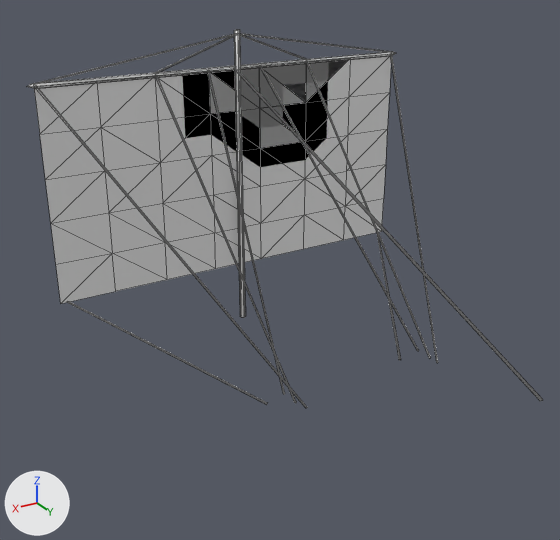
Renders of the COLLADA model binaries/data/mods/public/art/meshes/props/athen_trireme_main_sail.dae from each side of a commit.
Both versions are drawn from a camera (50 mm lens) standing at (17.2, 32.9, 5.7) and looking at (1.0, 5.9, -7.8). Every picture has the same lights, and +X, +Y and +Z are marked at lower left. Mesh edges are drawn as thin lines. Vertices at the same position are counted once.

Script lines for the objects in view, before the commit:
```python
me_hele_trireme_sailvertex_group = bpy.data.meshes.new('hele_trireme_sailVertex Group')
me_hele_trireme_sailvertex_group.from_pydata(...)  # 205 vertices, 266 faces; spans x -9.6..9.6, y -0.1..19.7, z -12.8..1.8
ob_hele_trireme_sail_004 = bpy.data.objects.new('hele_trireme_sail_004', me_hele_trireme_sailvertex_group)
ob_hele_trireme_sail_004.location = (0.0, 0.0, 0.0)
```
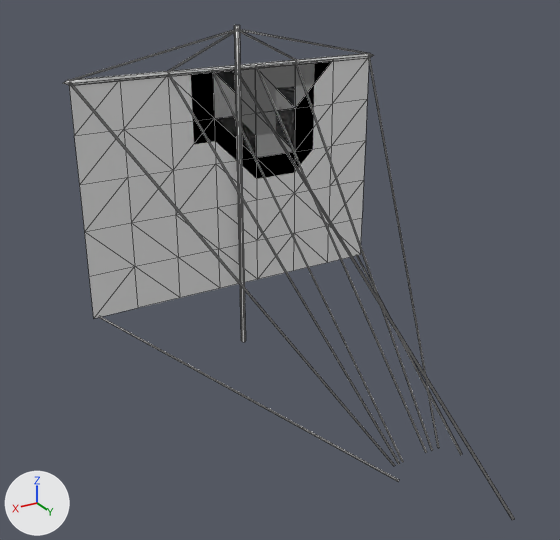
The edits, one by one:
me_hele_trireme_sailvertex_group is used by ob_hele_trireme_sail_004; location (0.0, 0.0, 0.0).
me_hele_trireme_sailvertex_group had 205 vertices, 266 faces and spanned x -9.6..9.6, y -0.1..19.7, z -12.8..1.8.
me_hele_trireme_sailvertex_group now has 210 vertices, 276 faces and spans x -9.6..9.6, y -8.4..19.3, z -12.8..1.8.
Part 1, on me_hele_trireme_sailvertex_group:
3 vertices in x 0.0, y 19.6..19.7, z -7.4..-7.3 move by (0.0, -0.4, -3.6).
2 vertices move from x -0.1..0.1, y 19.6, z -7.3 to x -0.1..0.1, y 19.3, z -10.9.
5 vertices are added at (0.0, -8.4, -12.4), (-0.1, -8.4, -12.4), (0.1, -8.4, -12.4), (0.0, -8.4, -12.4), (0.0, -8.4, -12.4).
10 new faces join them.
Part 2, on me_hele_trireme_sailvertex_group:
4 vertices in x -3.6..-3.5, y 8.9..9.0, z -12.2 move by (1.7, 6.2, 0.8).
16 vertices move from x -3.5..-3.3, y 8.9..11.6, z -12.2..-11.0 to x -1.8..-0.6, y 14.3..15.2, z -11.5.
Part 3, on me_hele_trireme_sailvertex_group:
3 vertices in x 3.4, y 11.0, z -11.1..-11.0 move by (-2.4, 3.3, -0.4).
17 vertices move from x 3.2..3.5, y 8.9..11.6, z -12.3..-11.0 to x 0.7..1.8, y 14.2..15.2, z -11.5..-11.4.
Object 'hele_trireme_sail_004' (ob_hele_trireme_sail_004) is rescaled from (1.0, 1.0, 1.0) to (0.843, 1.0, 1.11).

What differs and where, as boxes (x1, y1, x2, y2) in the pictures (560 x 540 px; the box of a moved part takes in the faces that stretch with it):
'hele_trireme_sail_004', reshaped, rescaled (13% narrower, 31% taller): before (26, 30, 543, 408); after (64, 25, 514, 520)
part 1 of me_hele_trireme_sailvertex_group, built on: before (238, 72, 543, 401); after (238, 75, 514, 520)
part 2 of me_hele_trireme_sailvertex_group, moved or reshaped: before (260, 55, 438, 363); after (256, 57, 462, 455)
part 3 of me_hele_trireme_sailvertex_group, moved or reshaped: before (36, 72, 307, 408); after (71, 71, 403, 482)
